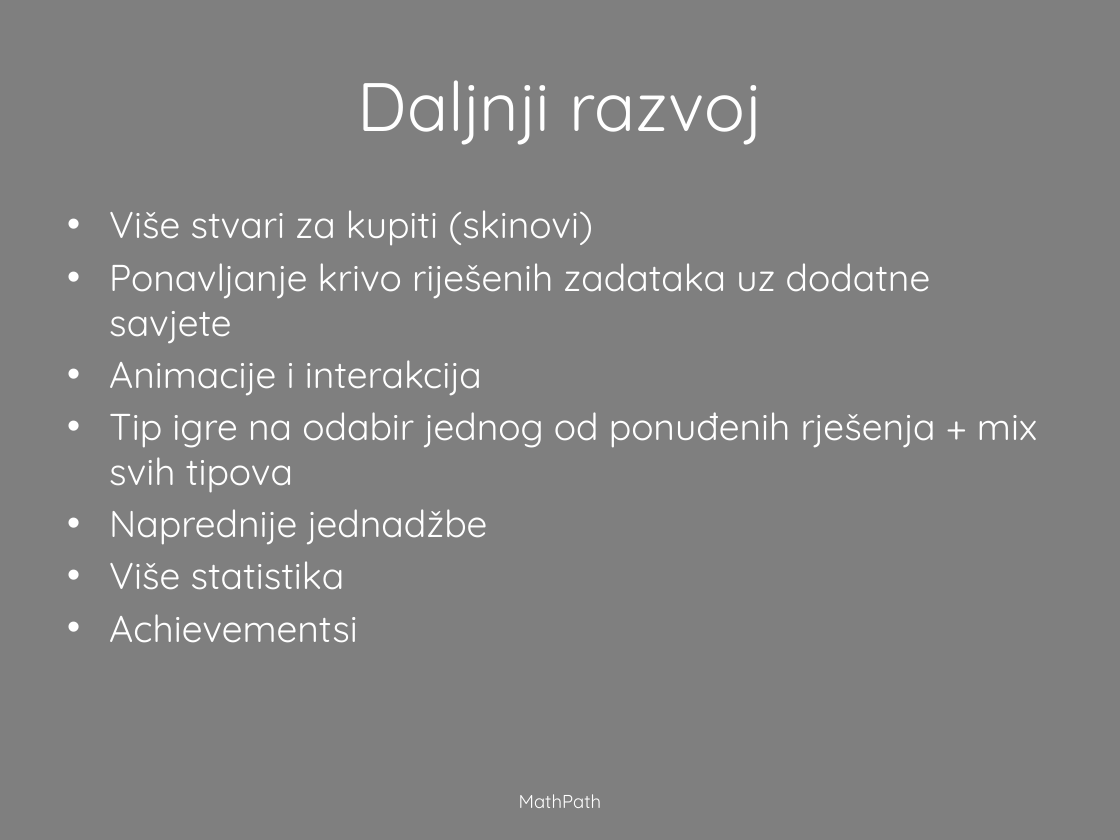
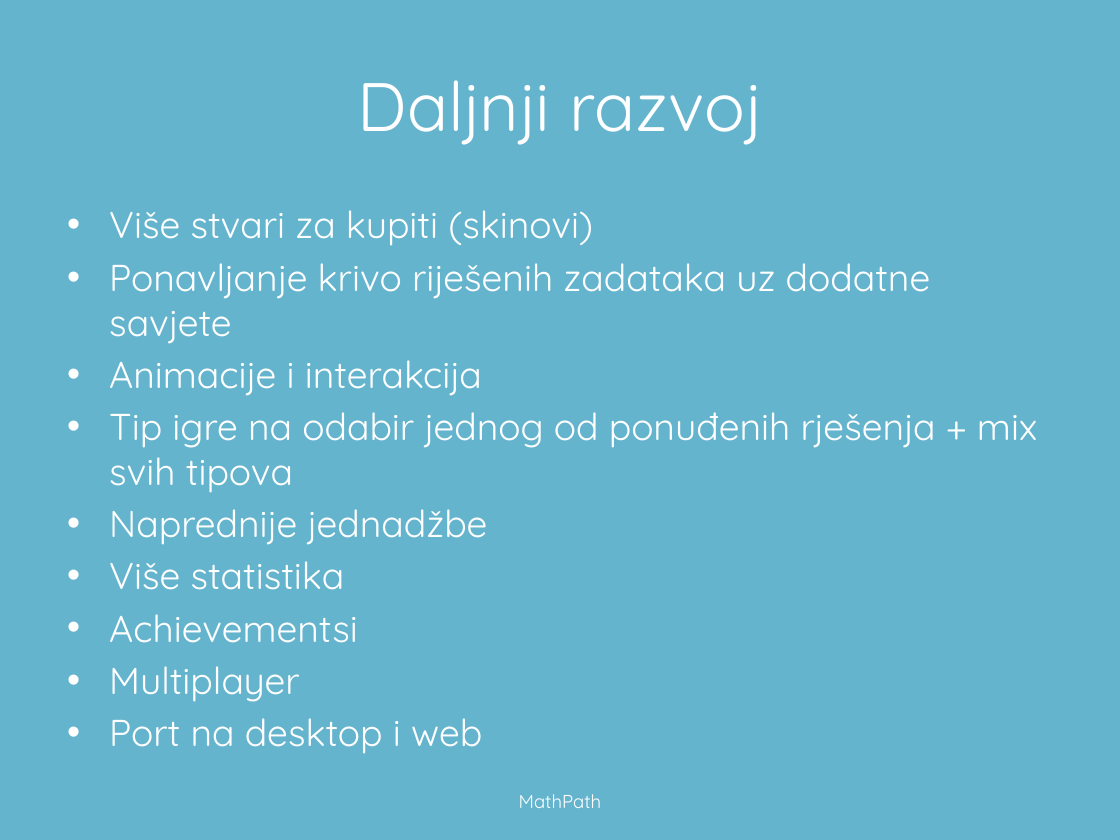
Before and after one commit to cromat/MathPath, a slide deck: slide 5 of MathPath.pptx (slide 4 before the commit). Drawn at 1120x840 pixels with LibreOffice and Linux fonts; fonts in the diff are those of the drawing. Boxes give left, top, right and bottom in pixels: in the first picture for what was removed or moved away, otherwise in the second. Text is boxed around its words. In the diff, an @@ line names an element or a change of style, - is before the commit and + after.

Commit message:
new presentation

```diff
--- a/MathPath.pptx
+++ b/MathPath.pptx
@@ background #7F7F7F to #65B4CE @@
@@ text at box(109, 666, 482, 754): paragraphs added @@
+• Multiplayer
+• Port na desktop i web
```
Also in this commit, not shown: 5 other slides changed, 1 slide added.
